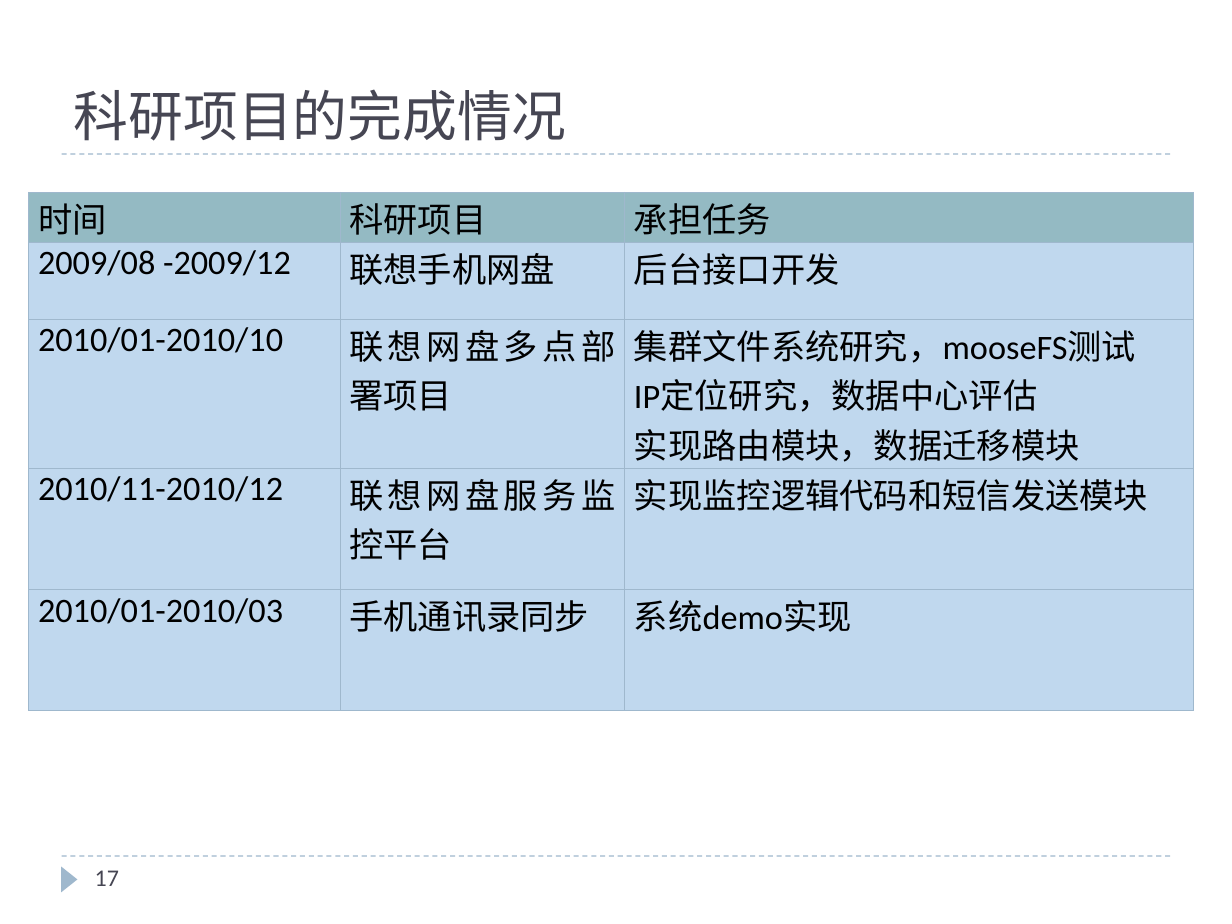
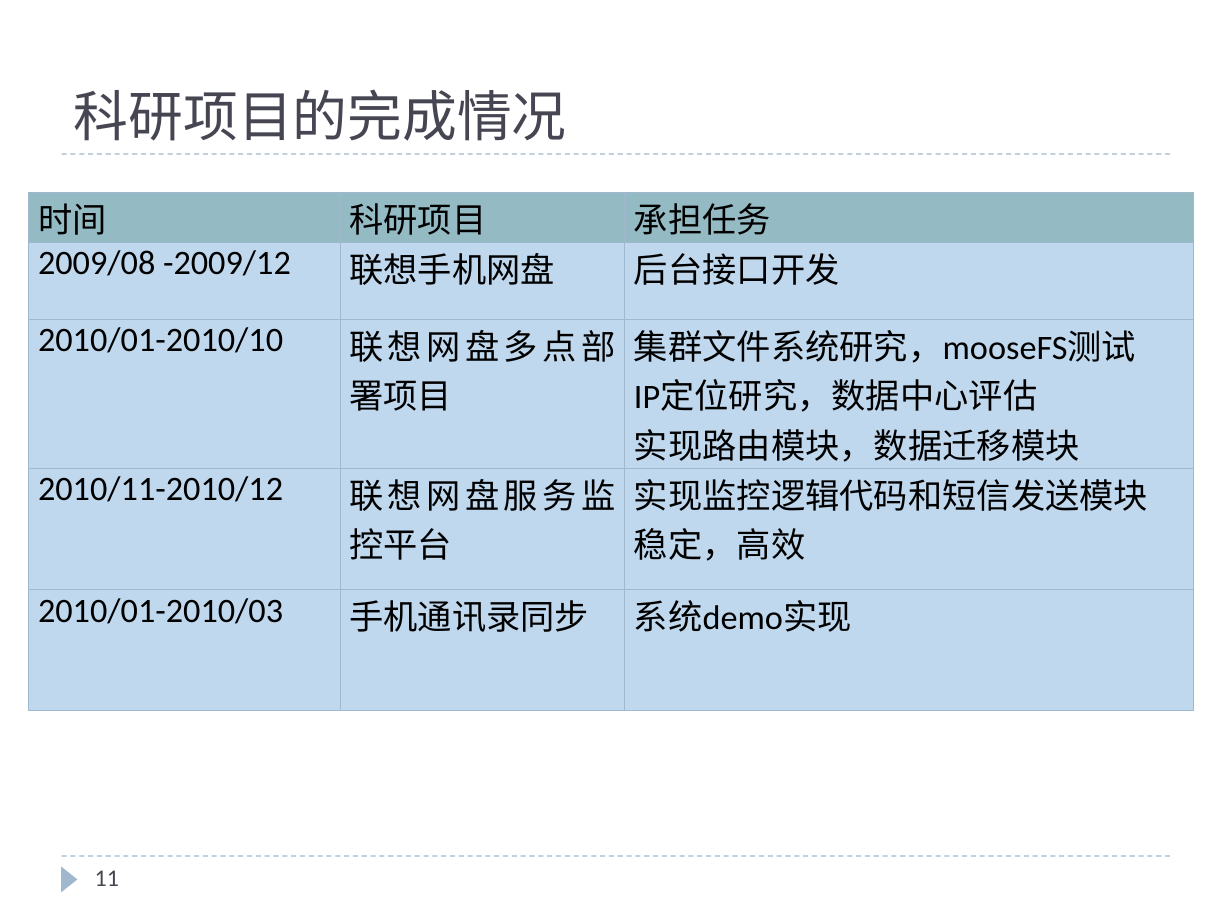
Before and after one commit to cheliequan/idning-paper, a slide deck: slide 11 of draft/中期.pptx (slide 17 before the commit). Drawn at 1232x924 pixels with LibreOffice and Linux fonts; fonts in the diff are those of the drawing. Boxes give left, top, right and bottom in pixels: in the first picture for what was removed or moved away, otherwise in the second. Text is boxed around its words. In the diff, an @@ line names an element or a change of style, - is before the commit and + after.

```diff
--- a/draft/中期.pptx
+++ b/draft/中期.pptx
@@ table at (28,192,1194,695) @@
-row 4, column 3: 实现监控逻辑代码和短信发送模块
+row 4, column 3: 实现监控逻辑代码和短信发送模块 / 稳定，高效
@@ page number at (95,870,119,886): text changed @@
-17
+11
```
Also in this commit, not shown: 5 other slides changed, 4 slides added, 10 slides removed, 2 other files.
